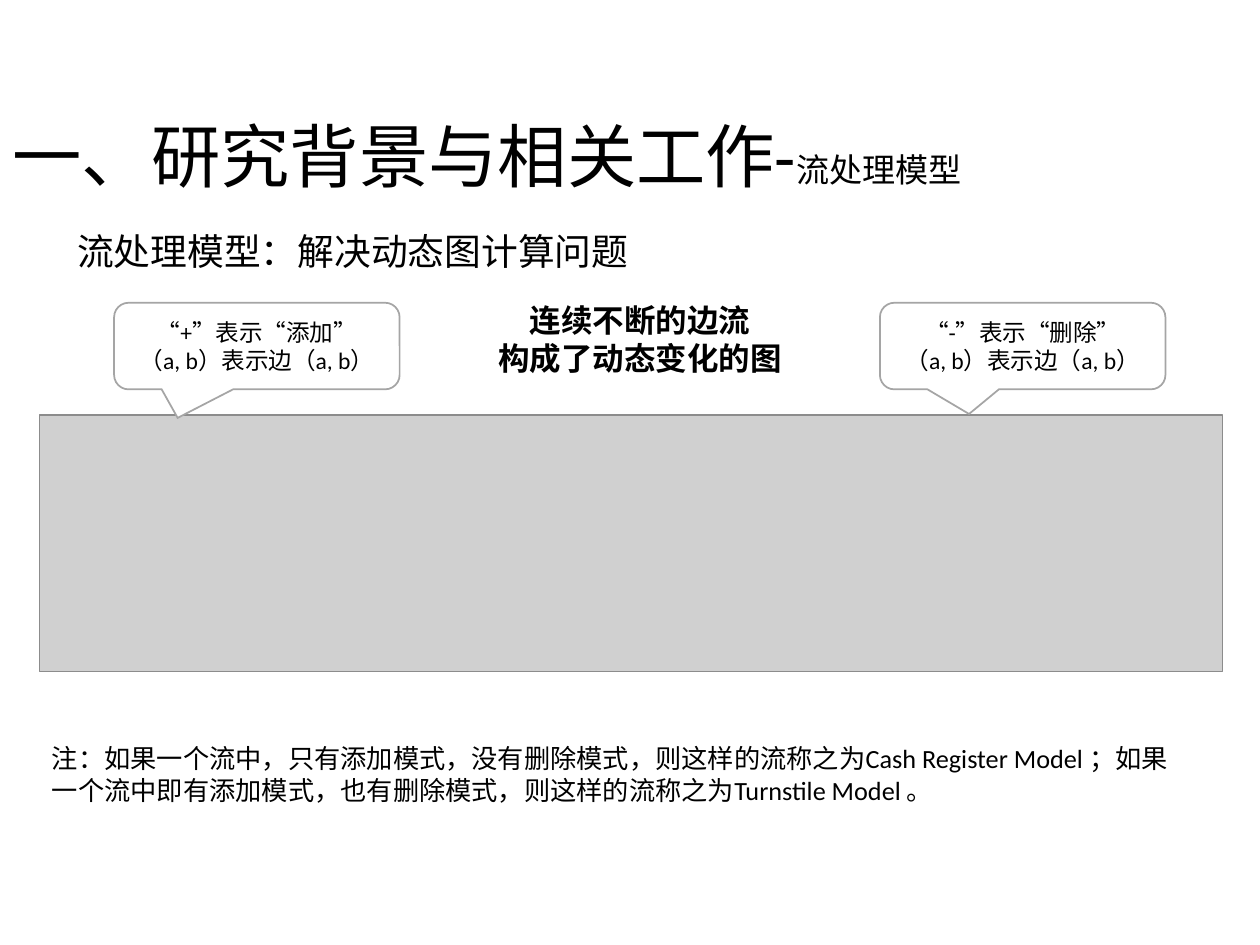
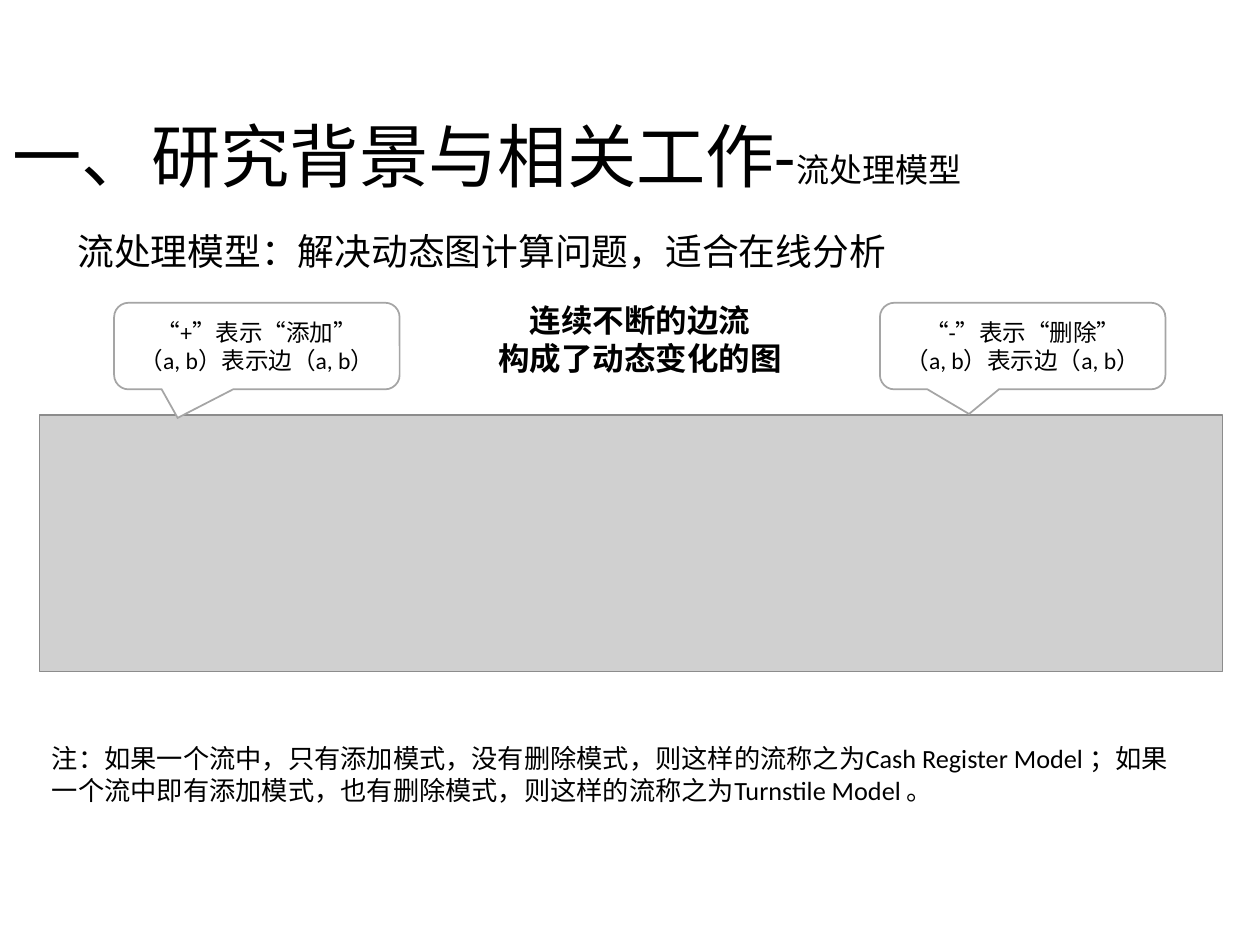
Before and after one commit to DuanSky22/GraduationThesis, a slide deck: slide 6 of post-graduate paper/论文答辩-段世凯-v1.0.pptx. Drawn at 1260x945 pixels with LibreOffice and Linux fonts; fonts in the diff are those of the drawing; grey boxes stand for pictures. Boxes give left, top, right and bottom in pixels: in the first picture for what was removed or moved away, otherwise in the second. Text is boxed around its words. In the diff, an @@ line names an element or a change of style, - is before the commit and + after.

```diff
--- a/post-graduate paper/论文答辩-段世凯-v1.0.pptx
+++ b/post-graduate paper/论文答辩-段世凯-v1.0.pptx
@@ text at box(77, 234, 886, 269): text changed @@
-流处理模型：解决动态图计算问题
+流处理模型：解决动态图计算问题，适合在线分析
```
Also in this commit, not shown: 3 other slides changed, 1 slide added, 22 other files.
